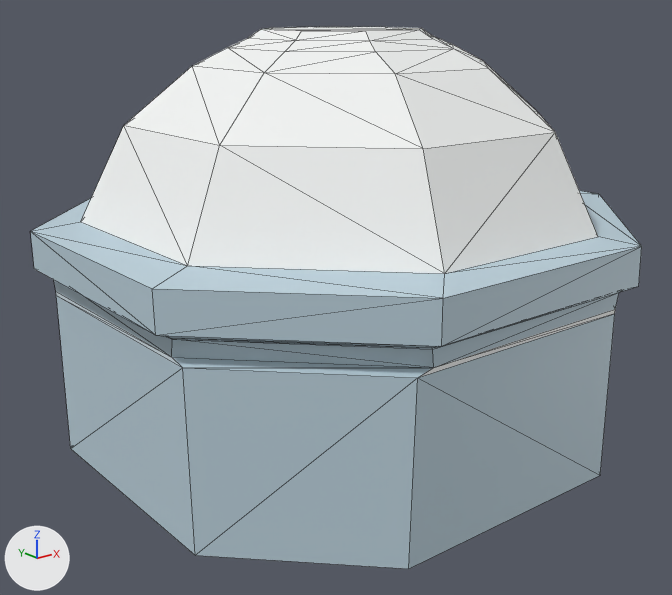
What one commit did to the glTF model docs/univers/archipeo/batiments/modeles/5e-batiment-igloo-de-frimas/loin.glb.
Rendered twice from a 50 mm lens placed at (-0.887, -1.085, 0.635), pointed at (-0.036, -0.022, 0.209). Lighting does not change. The marker at lower left points along +X, +Y and +Z. The first picture is the older version. Mesh edges are drawn as thin lines. Vertices at exactly the same position are counted once.

Names of what the first picture shows: 'loin'.
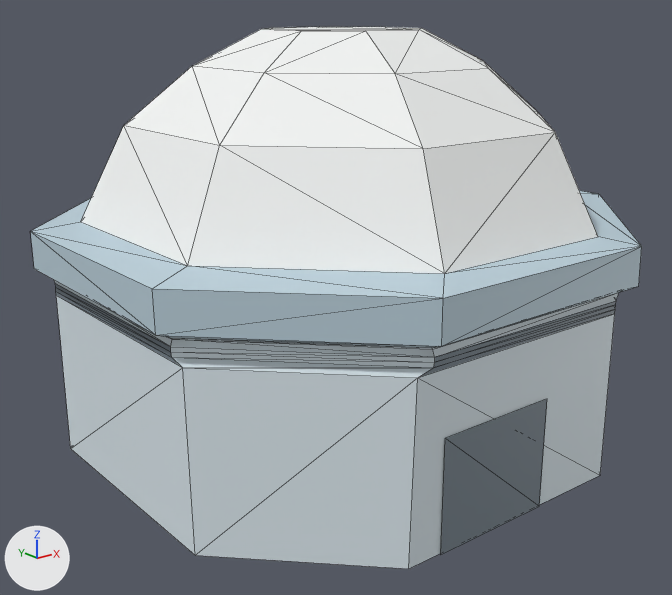
What the commit changed:
me_loin is used by ob_loin; location (0.0, 0.0, 0.0).
me_loin had 104 vertices, 198 faces and spanned x -0.431..0.404, y -0.417..0.412, z 0.0..0.604.
me_loin now has 108 vertices, 200 faces and spans x -0.431..0.404, y -0.417..0.412, z 0.0..0.604.
Part 1, on me_loin:
16 vertices are removed from x -0.166..0.153, y -0.161..0.157, z 0.58..0.592.
64 faces are deleted.
10 vertices are added at x -0.405..0.15, y -0.394..0.388, z 0.0..0.26.
5 new vertices lie (0.0, 0.0, 0.006) away from vertices in x -0.405..0.38, y -0.392..0.388, z 0.248.
5 new vertices lie (0.0, 0.0, 0.006) away from vertices in x -0.405..0.38, y -0.392..0.388, z 0.254.
66 new faces join them.
me_loin part 2: 52 kept faces spanning x -0.415..0.404, y -0.417..0.412, z 0.0..0.284 get new vertex colours; the middle colour goes from pale blue #bbd0db to white #dde9ef.

Boxes (x1, y1, x2, y2) around the edits, measured in the pictures (672 x 595 px; the box of a moved part takes in the faces that stretch with it):
part 1 of me_loin, moved or reshaped
    before: (54, 28, 619, 368)
    after: (54, 28, 619, 554)
part 2 of me_loin, recoloured (pale blue to white)
    both: (56, 292, 616, 569)
